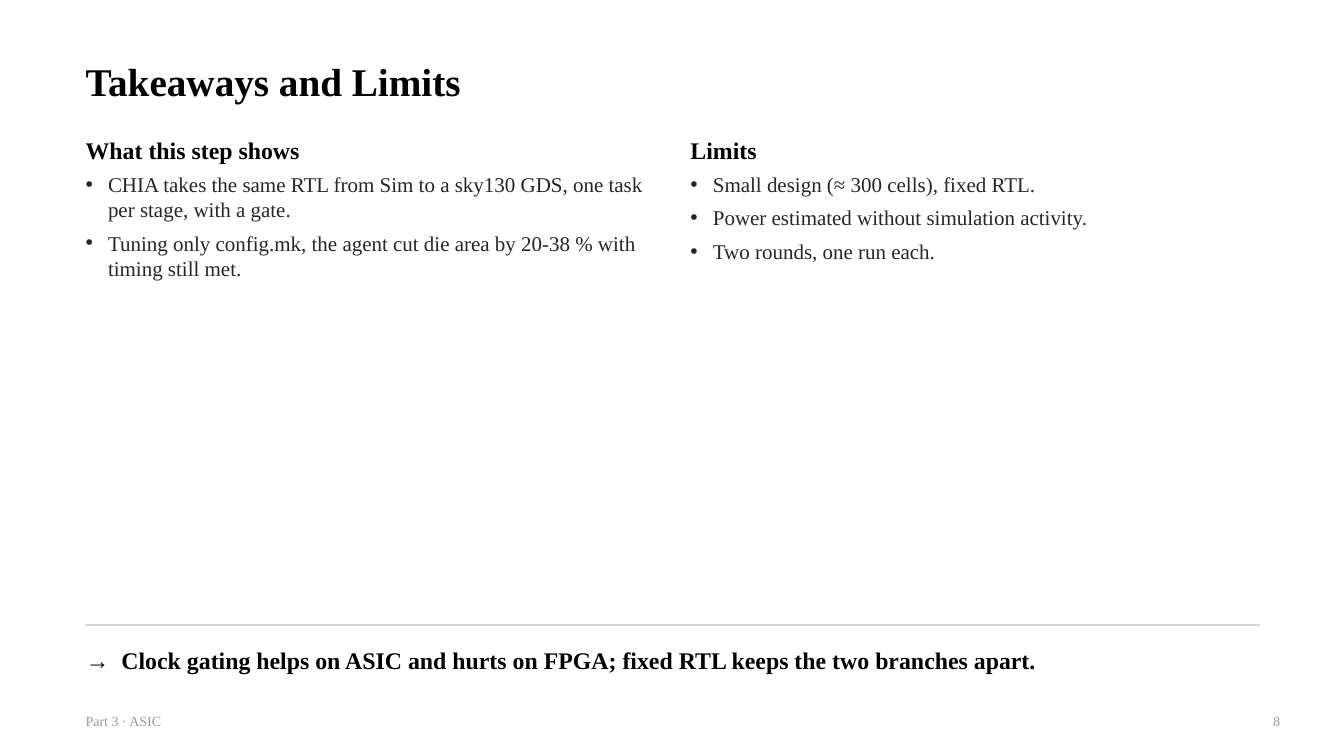
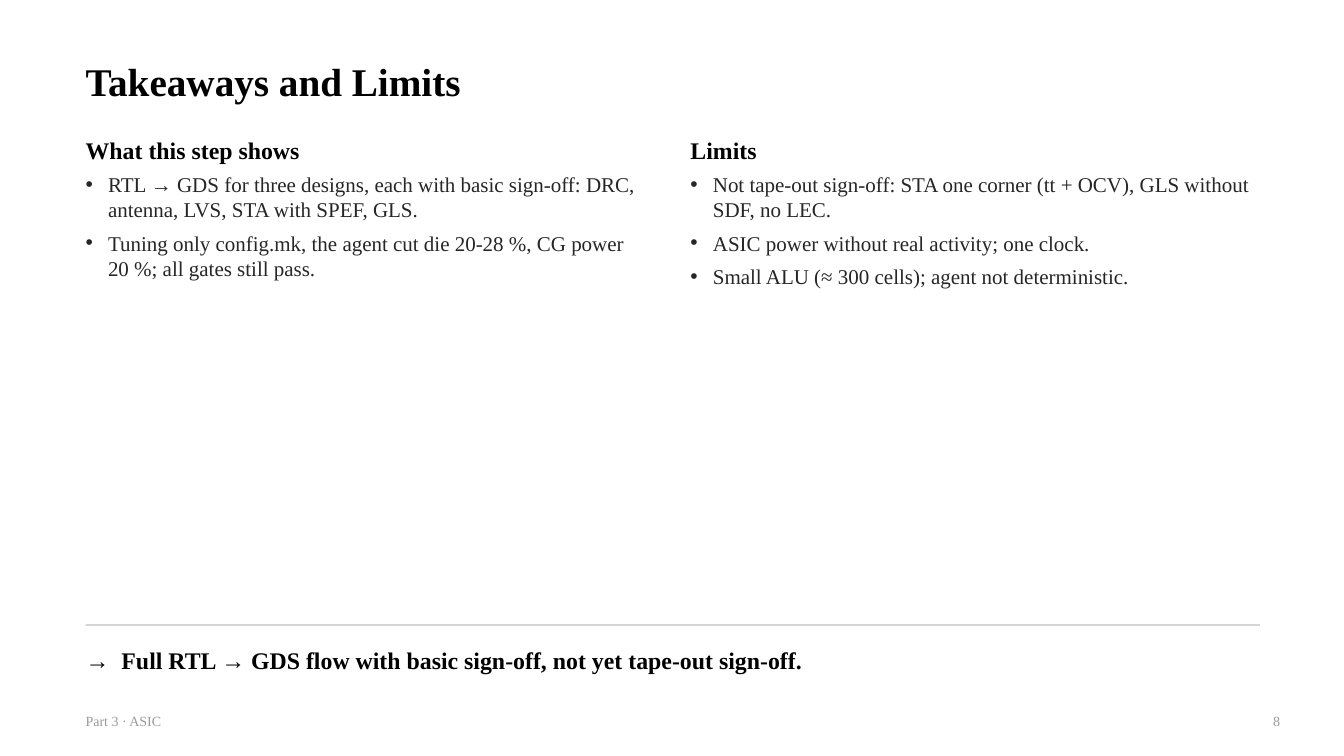
Before and after one commit to chipchip-tech/CHIA-workflow, a slide deck: slide 8 of projects/demo-alu/report/guides/3_ASIC.pptx. Drawn at 1344x756 pixels with LibreOffice and Linux fonts; fonts in the diff are those of the drawing. Boxes give left, top, right and bottom in pixels: in the first picture for what was removed or moved away, otherwise in the second. Text is boxed around its words. In the diff, an @@ line names an element or a change of style, - is before the commit and + after.

```diff
--- a/projects/demo-alu/report/guides/3_ASIC.pptx
+++ b/projects/demo-alu/report/guides/3_ASIC.pptx
@@ text at (108,177,634,281): text changed @@
-• CHIA takes the same RTL from Sim to a sky130 GDS, one task per stage, with a gate.
-• Tuning only config.mk, the agent cut die area by 20-38 % with timing still met.
+• RTL → GDS for three designs, each with basic sign-off: DRC, antenna, LVS, STA with SPEF, GLS.
+• Tuning only config.mk, the agent cut die 20-28 %, CG power 20 %; all gates still pass.
@@ text at (713,177,1248,289): text changed @@
-• Small design (≈ 300 cells), fixed RTL.
-• Power estimated without simulation activity.
-• Two rounds, one run each.
+• Not tape-out sign-off: STA one corner (tt + OCV), GLS without SDF, no LEC.
+• ASIC power without real activity; one clock.
+• Small ALU (≈ 300 cells); agent not deterministic.
@@ text at (121,652,802,674): text changed @@
-→ Clock gating helps on ASIC and hurts on FPGA; fixed RTL keeps the two branches apart.
+→ Full RTL → GDS flow with basic sign-off, not yet tape-out sign-off.
```
Also in this commit, not shown: 7 other slides changed, 5 other files.
